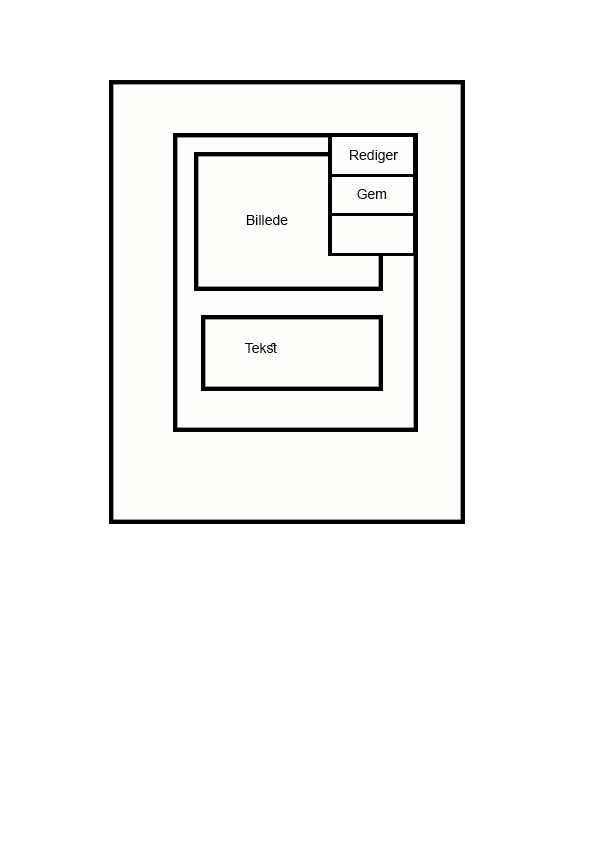
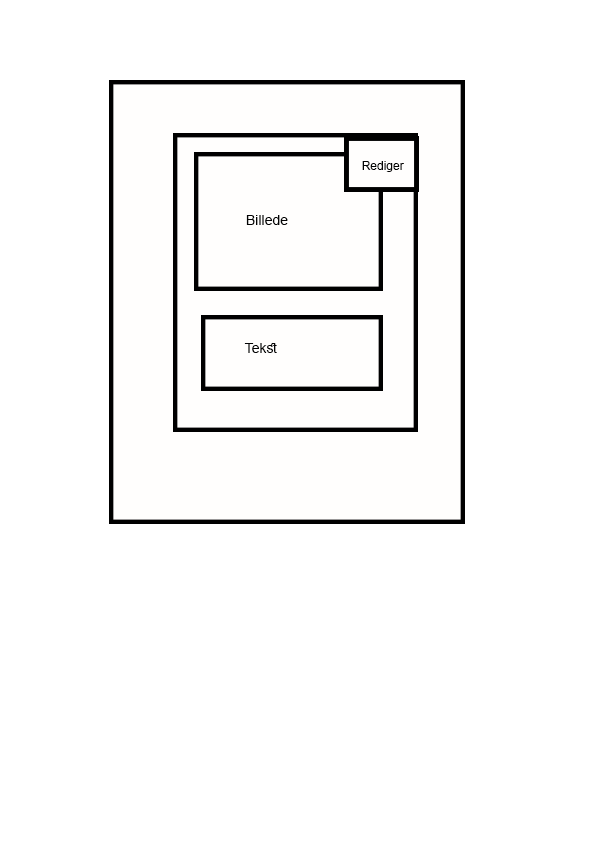
Revision of a layered 595x842 image; what changed, layer by layer:
removed layer "Layer 1" over [328, 137, 415, 256]
added layer "Rediger" above "Rectangle 5" over [362, 161, 404, 172]
added layer "Rectangle 5" above "61140" over [344, 136, 419, 192]
